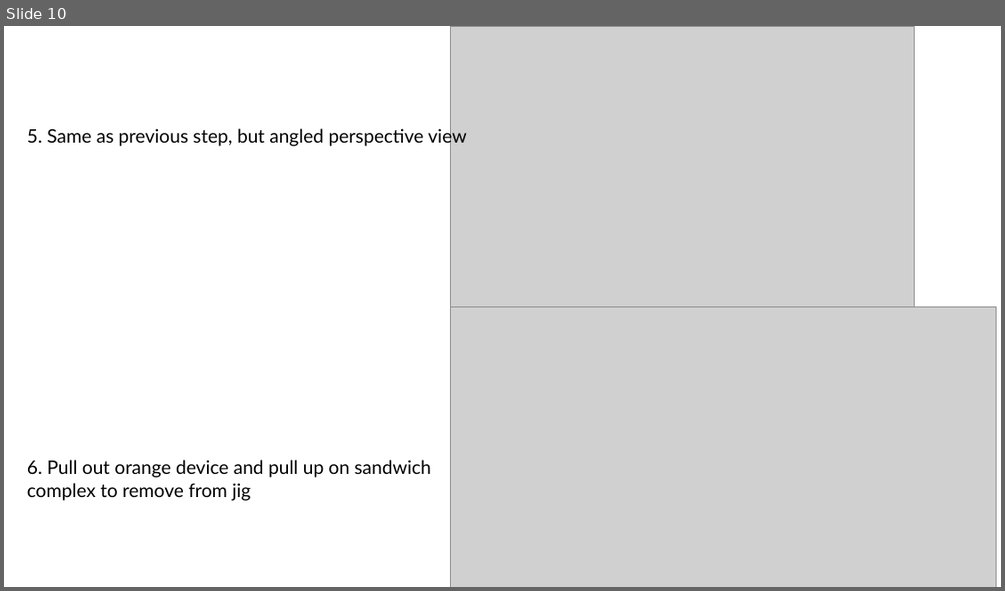
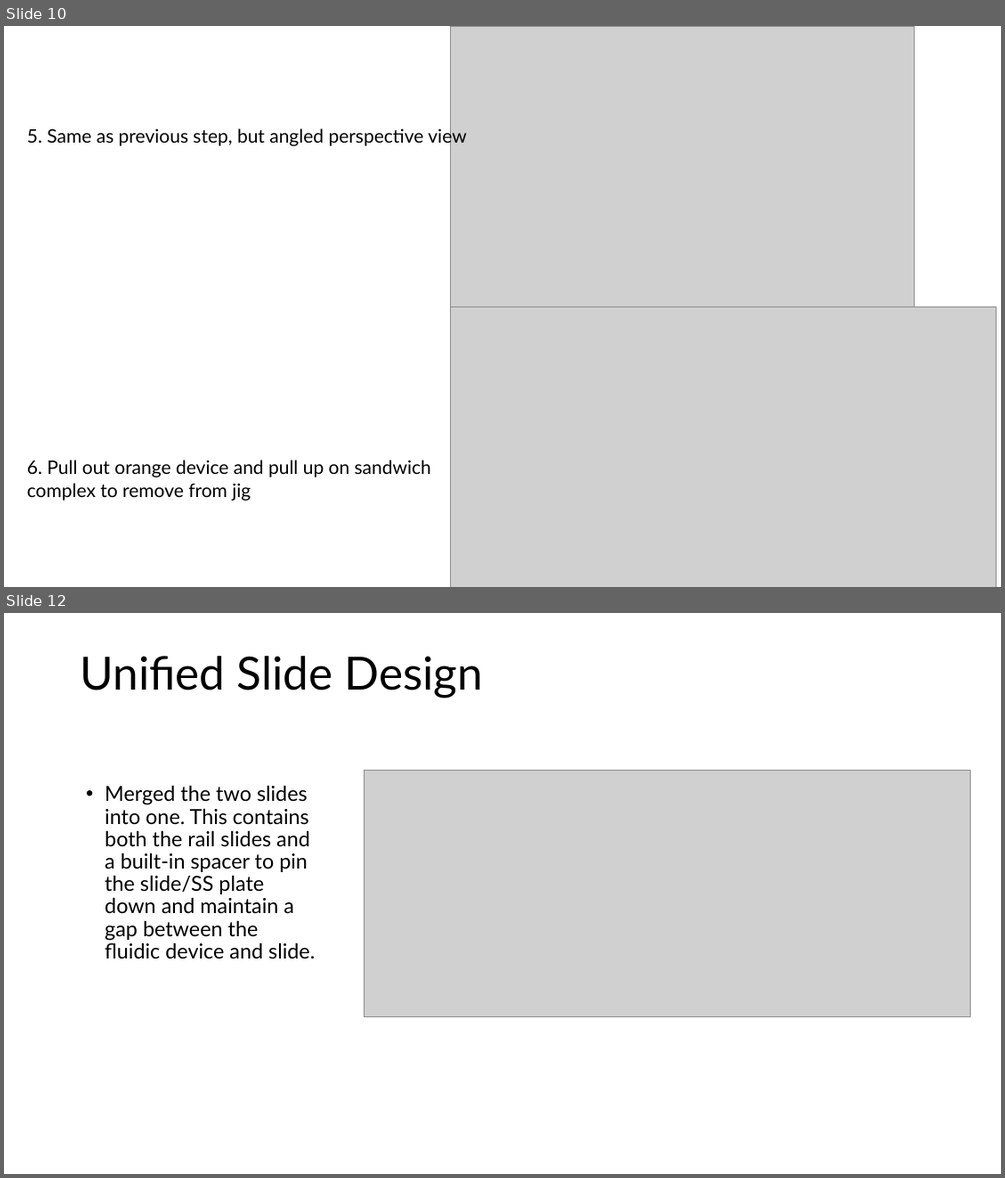
Before and after one commit to mdanderson03/SpectrePlex, a slide deck: Presentation/Commercial Prototype Production.pptx. Shown one above the other, each under a label of ours: slide 10 before the commit, slides 10 and 12 after it; the slides between them are not shown. The pictures are 1005x591 and 1005x1178 pixels, drawn with LibreOffice and Linux fonts; fonts in the diff are those of the drawing; grey boxes stand for pictures. Boxes give left, top, right and bottom in pixels: in the first picture for what was removed or moved away, otherwise in the second. Text is boxed around its words. In the diff, an @@ line names an element or a change of style, - is before the commit and + after.

```diff
--- a/Presentation/Commercial Prototype Production.pptx
+++ b/Presentation/Commercial Prototype Production.pptx
@@ slide 12 added at (4,613,1001,1174), background #FFFFFF @@
@@ title added at (80,656,484,698), 44 pt, text #000000 @@
+Unified Slide Design
@@ picture added at (364,770,971,1017) @@
@@ text added at (105,785,315,959), 20 pt, text #000000 @@
+• Merged the two slides into one. This contains both the rail slides and a built-in spacer to pin the slide/SS plate down and maintain a gap between the fluidic device and slide.
```
Also in this commit, not shown: 1 other slide added, 4 other files.
